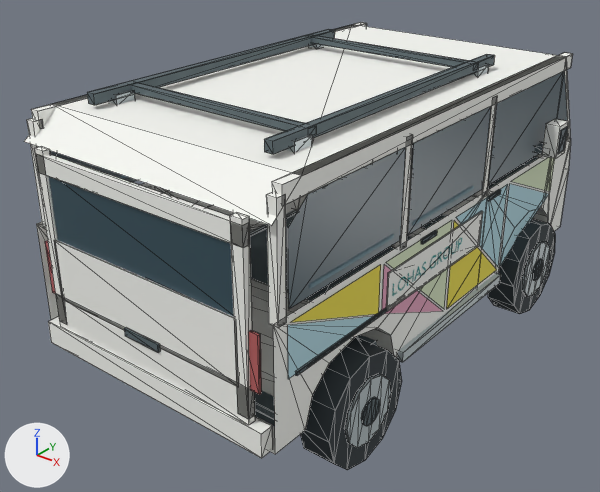
The Blender file art/vehicles/lohas-service-van.blend, before and after one commit.
Before and after are seen from a 50 mm camera at (3.66, -5.08, 3.94) aimed at (-0.16, -0.32, 0.99). The lights are fixed; the arrows at lower left show +X, +Y and +Z. The first picture is the older version. Mesh edges are drawn as thin lines on the coarser meshes.

Objects in the first picture: 'hatch-glass', 'hatch-white', 'passenger-door-blue', 'passenger-door-glass', 'passenger-door-trim', 'passenger-door-white', 'van-blue', 'van-glass', 'van-hub', 'van-tire', 'van-trim', 'van-white', 'van-yellow' and 9 more.
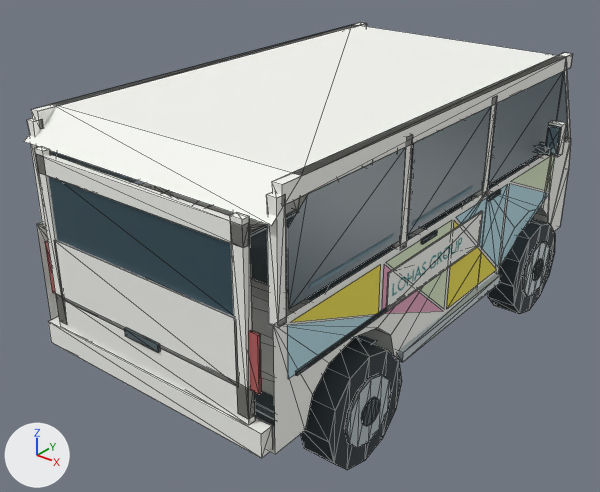
Pixel boxes [x1, y1, x2, y2] of what changed, in the pictures (600 x 492 px):
'van-trim', reshaped: before [87, 29, 543, 426]; after [250, 138, 543, 426]
'van-hub', reshaped: before [108, 44, 550, 448]; after [250, 209, 550, 448]
'passenger-door-glass', reshaped (6% narrower): before [489, 72, 568, 185]; after [489, 72, 563, 185]
'passenger-door-trim', reshaped: before [488, 142, 543, 201]; after [488, 125, 561, 201]
'passenger-door-mirror', added: after [546, 127, 560, 154]
part 1 of me_van_trim, deleted: before [87, 29, 495, 154]
part 2 of me_van_trim, added (mostly hidden): after [311, 168, 472, 229]
part 3 of me_van_hub, deleted: before [108, 44, 489, 152]
part 4 of me_passenger_door_trim, added: after [545, 125, 561, 155]
part 5 of me_passenger_door_glass, deleted: before [557, 126, 568, 154]

Edits to the bpy script that builds the scene:
```text
Add mat_mirror:
    mat_mirror = principled_material('mirror')
    mat_mirror.base_color = (0.456, 0.617, 0.687)  # cyan #b4ced8
    mat_mirror.metallic = 0.75
    mat_mirror.roughness = 0.12
Change me_van_trim:
    used by ob_van_trim; location = (0.0, 0.0, 0.0)
    remove me_van_trim.from_pydata(...)  # 1068 vertices, 356 faces; spans x -1.23..1.23, y -1.91..2.11, z 0.46..2.46
    add me_van_trim.from_pydata(...)  # 996 vertices, 332 faces; spans x -1.23..1.23, y -1.91..2.11, z 0.46..1.68
    me_van_trim part 1: 48 loose pieces with 144 vertices, spanning x -0.8..0.8, y -1.75..0.89, z 2.38..2.46, are deleted
    me_van_trim part 2: 72 vertices added at x -0.79..0.79, y 0.62..0.76, z 0.98..1.68
Change me_van_hub:
    used by ob_van_hub; location = (0.0, 0.0, 0.0)
    remove me_van_hub.from_pydata(...)  # 780 vertices, 260 faces; spans x -1.22..1.22, y -1.9..1.9, z 0.31..2.41
    add me_van_hub.from_pydata(...)  # 852 vertices, 284 faces; spans x -1.22..1.22, y -1.9..1.9, z 0.31..1.59
    me_van_hub part 3: 48 loose pieces with 144 vertices, spanning x -0.81..0.81, y -1.58..0.78, z 2.34..2.41, are deleted
    other edits to the shape of me_van_hub do not show in these pictures
Change me_passenger_door_trim:
    used by ob_passenger_door_trim; parent = ob_passengerdoor; location = (0.0, 0.0, 0.0)
    remove me_passenger_door_trim.from_pydata(...)  # 72 vertices, 24 faces; spans x -0.015..0.135, y -1.185..-0.255, z 0.712..0.938
    add me_passenger_door_trim.from_pydata(...)  # 108 vertices, 36 faces; spans x -0.015..0.189, y -1.185..-0.255, z 0.712..1.129
    me_passenger_door_trim part 4: 36 vertices added at x 0.081..0.189, y -0.363..-0.355, z 0.891..1.129
Change me_passenger_door_glass:
    used by ob_passenger_door_glass; parent = ob_passengerdoor; location = (0.0, 0.0, 0.0)
    remove me_passenger_door_glass.from_pydata(...)  # 42 vertices, 14 faces; spans x 0.003..0.202, y -1.19..0.0, z 0.84..1.48
    add me_passenger_door_glass.from_pydata(...)  # 6 vertices, 2 faces; spans x 0.003, y -1.19..0.0, z 0.84..1.48
    me_passenger_door_glass part 5: 12 loose pieces with 36 vertices, spanning x 0.194..0.202, y -0.375..-0.245, z 0.91..1.11, are deleted
Add me_passenger_door_mirror:
    me_passenger_door_mirror.from_pydata([(0.182, -0.365, 0.903), (0.182, -0.365, 1.117), (0.088, -0.365, 1.117), (0.182, -0.365, 0.903), (0.088, -0.365, 1.117), (0.088, -0.365, 0.903)], [], [(0, 1, 2), (3, 4, 5)])
    me_passenger_door_mirror.materials.append(mat_mirror)  # cyan #b4ced8
Add ob_passenger_door_mirror:
    ob_passenger_door_mirror = bpy.data.objects.new('passenger-door-mirror', me_passenger_door_mirror)
    ob_passenger_door_mirror.parent = ob_passengerdoor
    ob_passenger_door_mirror.location = (0.0, 0.0, 0.0)
```
